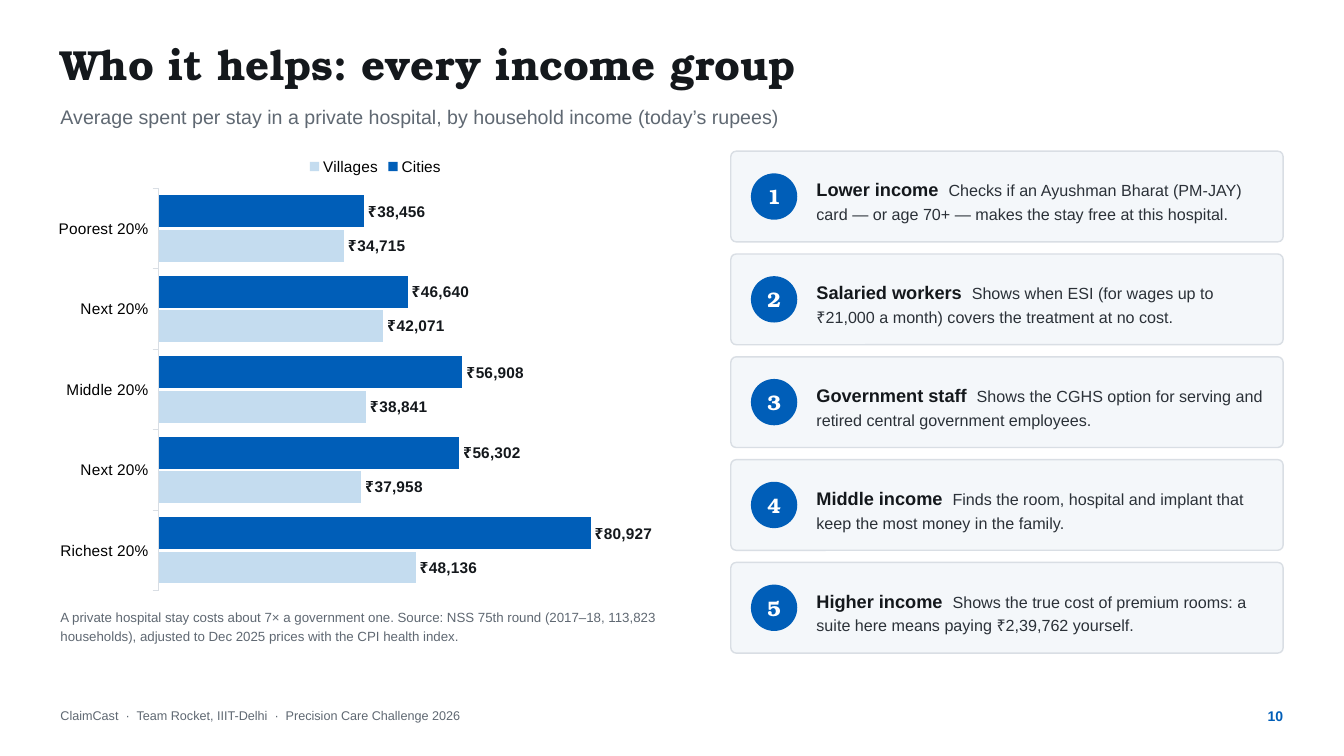
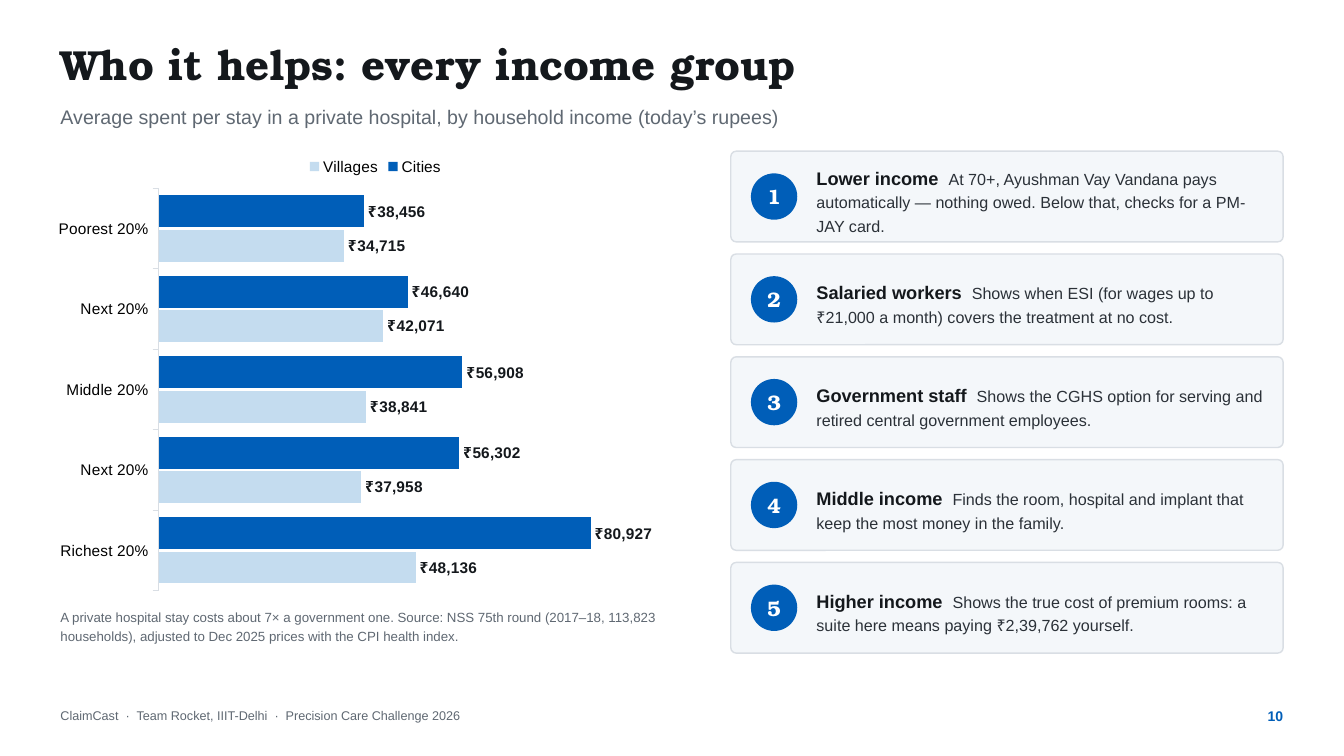
Before and after one commit to aniket-3001/ClaimCast, a slide deck: slide 10 of presentation deck/ClaimCast - Pitch Deck.pptx. Drawn at 1344x756 pixels with LibreOffice and Linux fonts; fonts in the diff are those of the drawing. Boxes give left, top, right and bottom in pixels: in the first picture for what was removed or moved away, otherwise in the second. Text is boxed around its words. In the diff, an @@ line names an element or a change of style, - is before the commit and + after.

```diff
--- a/presentation deck/ClaimCast - Pitch Deck.pptx
+++ b/presentation deck/ClaimCast - Pitch Deck.pptx
@@ text at (816, 171, 1246, 232): text changed @@
-Lower income Checks if an Ayushman Bharat (PM-JAY) card — or age 70+ — makes the stay free at this hospital.
+Lower income At 70+, Ayushman Vay Vandana pays automatically — nothing owed. Below that, checks for a PM-JAY card.
```
Also in this commit, not shown: 2 other slides changed, 1 other file.
